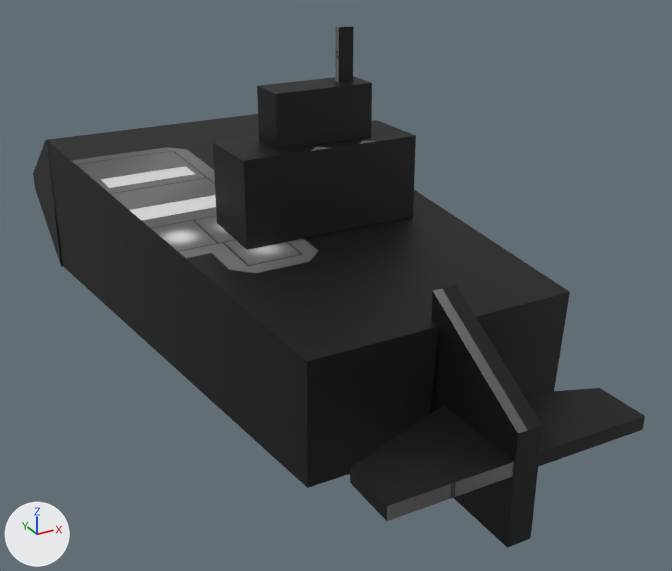
An edit to the Blender file Assets/BlenderSourceFiles/Cube_d8.blend, drawn before and after from the same camera.
Both versions are drawn from a camera (50 mm lens) standing at (-7.08, -16.18, 6.78) and looking at (0.6, -2.2, -0.2). Every picture has the same lights, and +X, +Y and +Z are marked at lower left.

Names of what the first picture shows: 'Sub'.
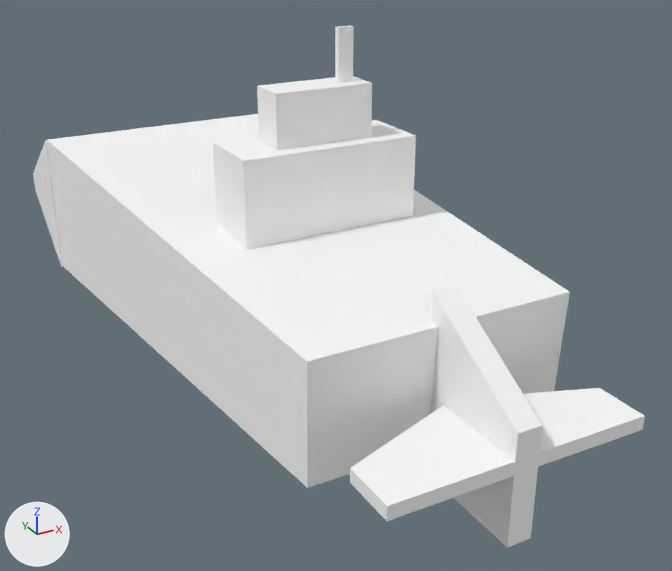
Patch to the scene script:
```diff
--- a/Assets/BlenderSourceFiles/Cube_d8.blend.py
+++ b/Assets/BlenderSourceFiles/Cube_d8.blend.py
@@ mat_sub_1_texture @@
 n0 = _N.new('ShaderNodeBsdfPrincipled'); n0.name = 'Principled BSDF'
+n0.inputs[0].default_value = (1.0, 1.0, 1.0, 1.0)  # 'Base Color', white #ffffff
 n0.inputs[2].default_value = 0.553  # 'Roughness'
 n1 = _N.new('ShaderNodeOutputMaterial'); n1.name = 'Material Output'
-n2 = _N.new('ShaderNodeTexImage'); n2.name = 'Image Texture'
-n2.image = img_diffusecolor_texture_014
-n3 = _N.new('ShaderNodeTexImage'); n3.name = 'Image Texture.001'
-n3.image = img_diffusecolor_texture_015
 _L.new(n0.outputs[0], n1.inputs[0])  # 'BSDF' to 'Surface'
-_L.new(n2.outputs[0], n0.inputs[0])  # 'Color' to 'Base Color'
-_L.new(n3.outputs[1], n0.inputs[4])  # 'Alpha' to 'Alpha'
```

What differs and where, as boxes (x1, y1, x2, y2) in the pictures (672 x 571 px):
'Sub', surface changed (black to white)
    both: (33, 25, 645, 548)
